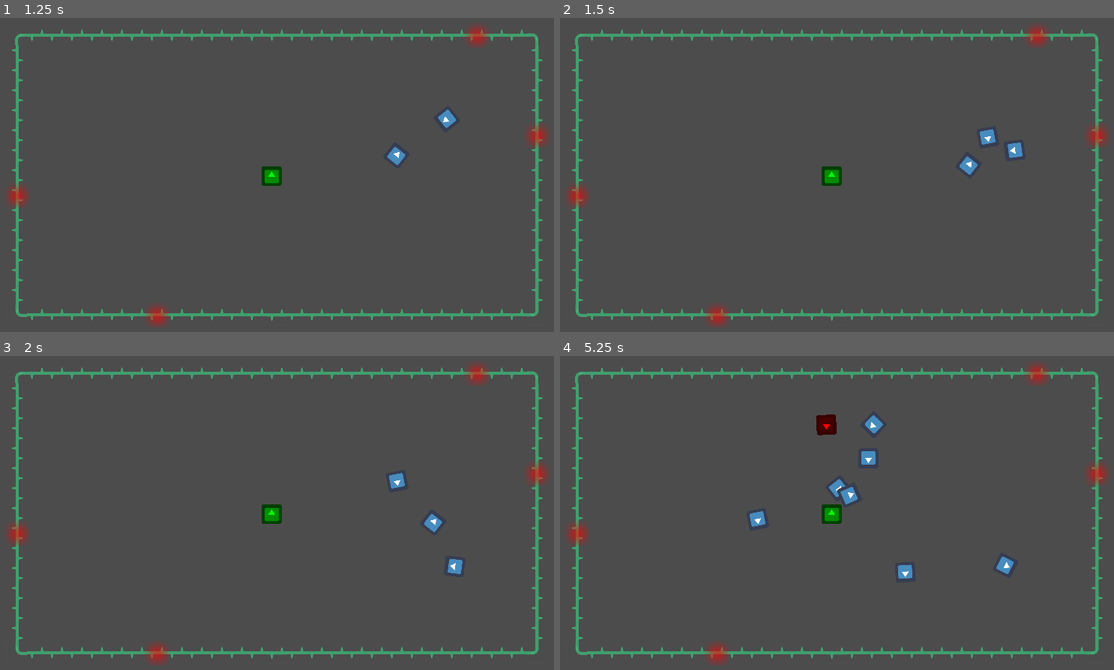
Above: before the commit, frames 1-4 (two rows, left to right).
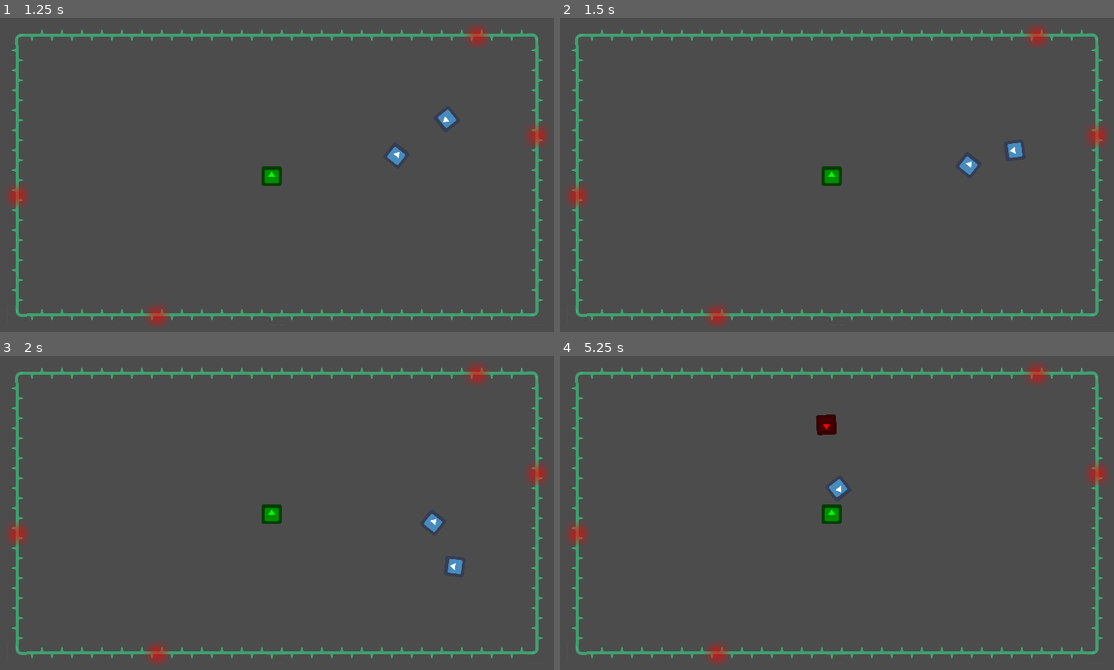
Above: after the commit, the same moments.

Repository: moisesjbc/global-jam-01-2025
Game: Godot game, scene res://gameplay/main/main.tscn
Two runs of this game, one before a commit and one after it. Both use one fixed random seed, a clock stepped at 60 frames per second and the inputs below. The engine's default icon, where the game draws it, is replaced by a stand-in: a white triangle on a blue panel in a dark square.
Inputs (mouse positions are in pixels of both pictures, inside the frame that each line leads up to):
- Up to frame 1 (1.25 s): tap Enter at 0.5 s; move the mouse to (398, 156) at 0.52 s; hold Right (ui_right) from 0.53 s (still down); click (398, 156) at 0.6 s
- Up to frame 2 (1.5 s): move the mouse to (709, 190) at 1.27 s; release Right (ui_right) at 1.28 s; hold Down (ui_down) from 1.28 s (still down); click (709, 190) at 1.35 s
- Up to frame 3 (2 s): keep holding Down (ui_down)
- Up to frame 4 (5.25 s): move the mouse to (886, 437) at 2.02 s; release Down (ui_down) at 2.03 s; hold Right (ui_right) 2.03-2.78 s; click (886, 437) at 2.1 s; move the mouse to (798, 578) at 2.77 s; hold Up (ui_up) 2.78-3.53 s; click (798, 578) at 2.85 s; move the mouse to (1008, 563) at 3.52 s; hold Left (ui_left) 3.53-5.03 s; click (1008, 563) at 3.6 s; move the mouse to (648, 462) at 4.27 s; click (648, 462) at 4.35 s; move the mouse to (859, 513) at 5.02 s; hold Down (ui_down) from 5.03 s (still down); click (859, 513) at 5.1 s

Frame 1 is identical in both runs. In frame 2, 0.1% of the frame differs, in the area x 75-79%, y 35-41%; in frame 3, 0.1%; in frame 4, 0.7%, in the area x 34-82%, y 18-72%.

Commit message:
Add recharge gameplay

Diff:
--- a/godot-project/gameplay/player/player.gd
+++ b/godot-project/gameplay/player/player.gd
@@ -3,6 +3,7 @@
 
 export var speed: int = 500
 var bubble_scene = preload("res://gameplay/bubble/bubble.tscn")
+var n_bubbles = 1
 
 
 func process_movement(delta):
@@ -18,19 +19,25 @@
 	elif Input.is_action_pressed("ui_down"):
 		velocity.y = 1
 
-	move_and_collide(speed * velocity * delta)
+	var collision = move_and_collide(speed * velocity * delta)
+	if collision and (collision.collider.name == "font"):
+		recharge_bubbles()
 
 
 func process_shooting():
 	look_at(get_global_mouse_position())
 
-	if Input.is_action_just_pressed("ui_shoot"):
+	if Input.is_action_just_pressed("ui_shoot") and n_bubbles > 0:
+		n_bubbles -= 1
 		var bubble = bubble_scene.instance()
 		get_parent().add_child(bubble)
 		bubble.global_rotation = global_rotation
 		bubble.global_position = $bubble_respawn.global_position
 
 
+func recharge_bubbles():
+	n_bubbles = 1
+
 
 func _process(delta):
 	process_movement(delta)
